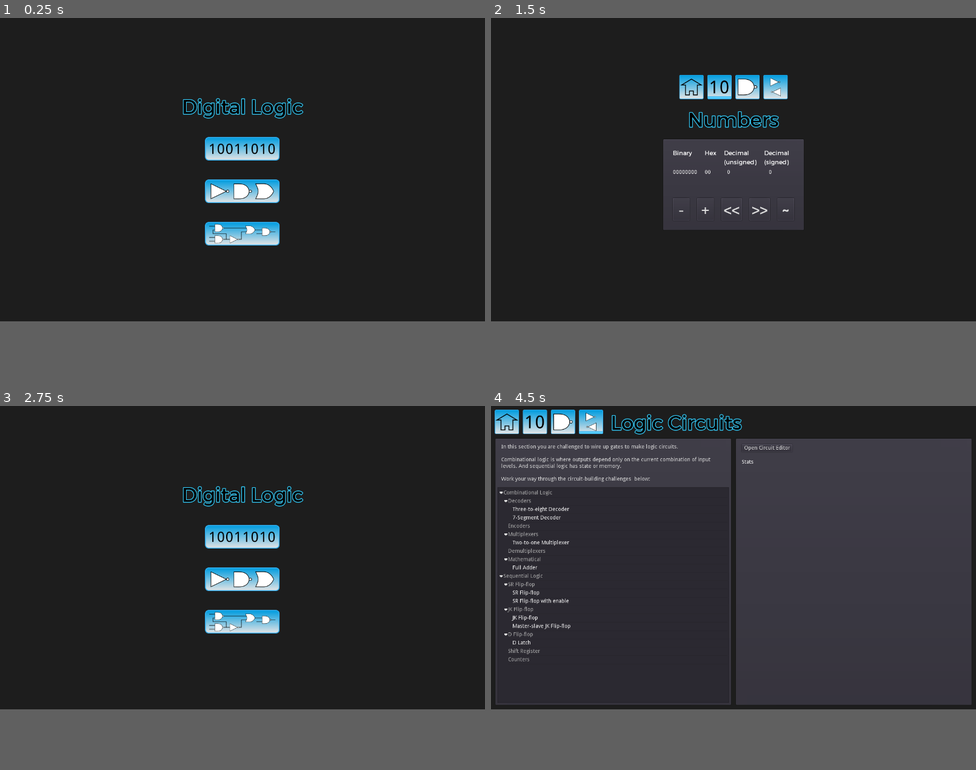
Above: before the commit, frames 1-4 (two rows, left to right).
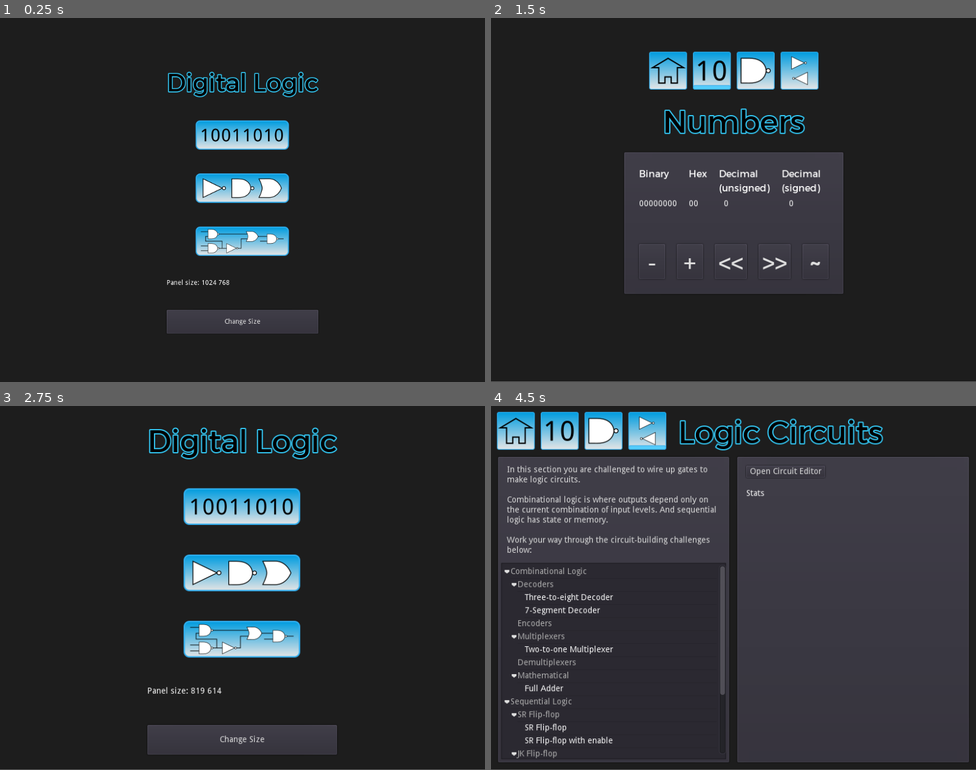
Above: after the commit, the same moments.

Repository: andrew-wilkes/digital-logic
Game: Godot game, scene res://Main.tscn
Same seed, same stepped clock (60 frames per second), same inputs: the game is played once before the commit and once after it.
Inputs (mouse positions are in pixels of both pictures, inside the frame that each line leads up to; where the layout moved, square brackets give the same spot in the first picture):
- Up to frame 1 (0.25 s): no input
- Up to frame 2 (1.5 s): click (733, 272) at 0.5 s, where only the run after the commit has a clickable "Change Size"; click (733, 101) [733, 149] at 1.25 s
- Up to frame 3 (2.75 s): click (174, 449) [198, 475] at 2 s
- Up to frame 4 (4.5 s): click (733, 544) [733, 580] at 2.75 s; click (515, 427) [505, 420] at 3.5 s; click (733, 598) [733, 620] at 4.25 s
In our replay, in frame 1 the window is 800x500 before the commit and 800x600 after it. These sizes can differ from the game's own. Grey fills any space a smaller window leaves; there, only what the larger window draws over its background counts as a difference.

The runs differ from the first frame. In frame 1, 8.7% of the frame differs, in the area x 34-66%, y 14-87%; in frame 2, 18%, in the area x 27-73%, y 9-76%; in frame 3, 13%; in frame 4, 16%.

Commit message:
Detect screen size changes

Diff:
--- a/game/Main.gd
+++ b/game/Main.gd
@@ -1,7 +1,10 @@
 extends CenterContainer
+
+var wsize
 
 func _ready():
 	get_tree().get_root().connect("size_changed", self, "size_changed")
+	size_changed()
 
 
 func _on_Numbers_button_down():
@@ -21,6 +24,12 @@
 
 
 func size_changed():
-	print("New panel size: ", get_viewport_rect().size)
+	wsize = get_viewport_rect().size
+	$VBox/Info.text = "Panel size: %d %d" % [wsize.x, wsize.y]
+
 	# iPhone 5 320 x 568
 	# iPhone 6/6S iPhone 6/6S
+
+
+func _on_Button_button_down():
+	OS.set_window_size(wsize * 0.8)
--- a/game/Main.tscn
+++ b/game/Main.tscn
@@ -18,10 +18,10 @@
 }
 
 [node name="VBox" type="VBoxContainer" parent="."]
-margin_left = 480.0
-margin_top = 200.0
-margin_right = 800.0
-margin_bottom = 600.0
+margin_left = 800.0
+margin_top = 258.0
+margin_right = 1120.0
+margin_bottom = 822.0
 custom_constants/separation = 50
 
 [node name="Label" type="Label" parent="VBox"]
@@ -64,6 +64,19 @@
 size_flags_vertical = 0
 texture_normal = ExtResource( 4 )
 texture_hover = ExtResource( 8 )
+
+[node name="Info" type="Label" parent="VBox"]
+margin_top = 450.0
+margin_right = 320.0
+margin_bottom = 464.0
+
+[node name="Button" type="Button" parent="VBox"]
+margin_top = 514.0
+margin_right = 320.0
+margin_bottom = 564.0
+rect_min_size = Vector2( 0, 50 )
+text = "Change Size"
 [connection signal="button_down" from="VBox/Numbers" to="." method="_on_Numbers_button_down"]
 [connection signal="button_down" from="VBox/Gates" to="." method="_on_Gates_button_down"]
 [connection signal="button_down" from="VBox/Circuits" to="." method="_on_Circuits_button_down"]
+[connection signal="button_down" from="VBox/Button" to="." method="_on_Button_button_down"]
--- a/game/project.godot
+++ b/game/project.godot
@@ -59,9 +59,11 @@
 
 [display]
 
-window/size/width=1280
-window/size/height=800
-window/handheld/orientation="portrait"
+window/size/width=1920
+window/size/height=1080
+window/size/test_width=1024
+window/size/test_height=768
+window/handheld/orientation="sensor"
 window/stretch/aspect="keep"
 
 [rendering]
Not shown, changed: .gitignore
